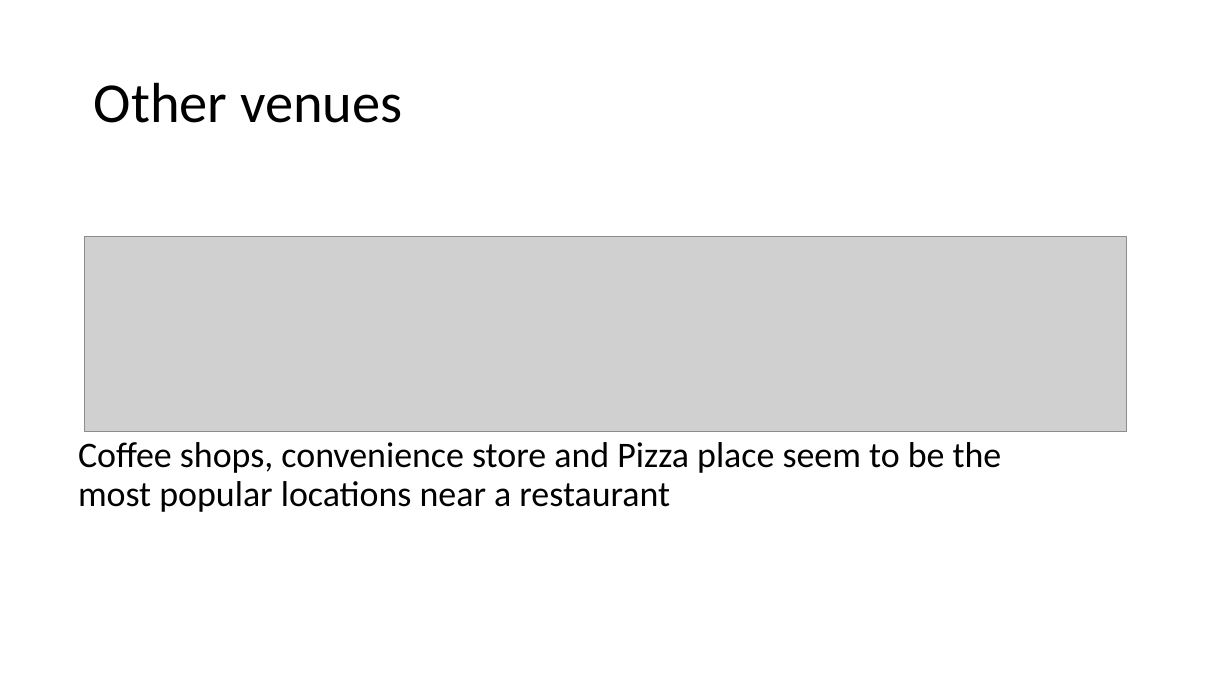
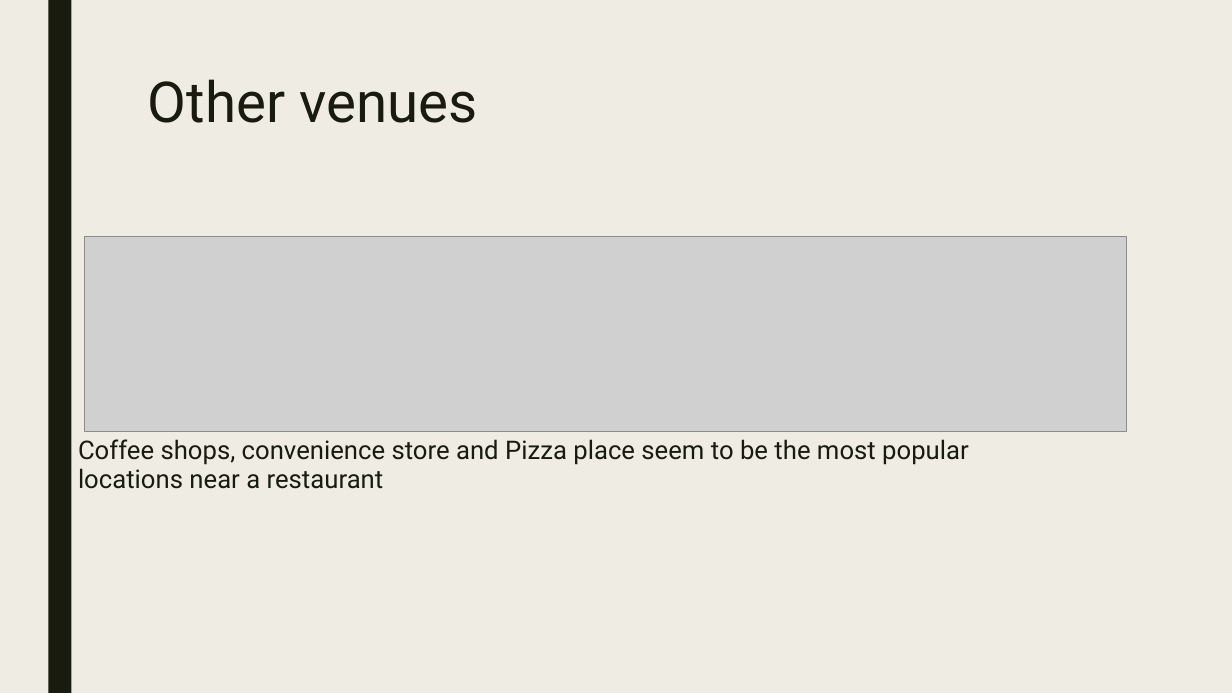
Before and after one commit to muthu5/Coursera_Capstone, a slide deck: slide 8 of Deck.pptx (slide 5 before the commit). Drawn at 1232x693 pixels with LibreOffice and Linux fonts; fonts in the diff are those of the drawing; grey boxes stand for pictures. Boxes give left, top, right and bottom in pixels: in the first picture for what was removed or moved away, otherwise in the second. Text is boxed around its words. In the diff, an @@ line names an element or a change of style, - is before the commit and + after.

```diff
--- a/Deck.pptx
+++ b/Deck.pptx
@@ background #FFFFFF to #EFEDE3 @@
@@ rectangle added at (x1=48, y1=0, x2=71, y2=693), fill #191B0E @@
@@ title "Other venues" moved from (x1=94, y1=82, x2=402, y2=123) to (x1=148, y1=79, x2=477, y2=123) @@
@@ title "Other venues" at (x1=148, y1=79, x2=477, y2=123): font Calibri to Roboto, text colour #000000 to #191B0E; line spacing 0.9 to 0.89; vertical alignment middle to top @@
@@ text "Coffee shops, convenience store and ..." at (x1=78, y1=439, x2=969, y2=489): size 28 to 20 pt, font Calibri to Roboto, text colour #000000 to #191B0E; line spacing 0.9 to 0.94; more space between paragraphs @@
```
Also in this commit, not shown: 6 other slides changed, 3 slides added, 1 other file.
